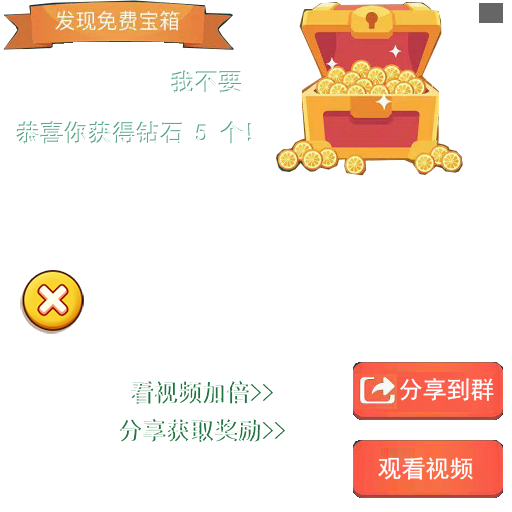
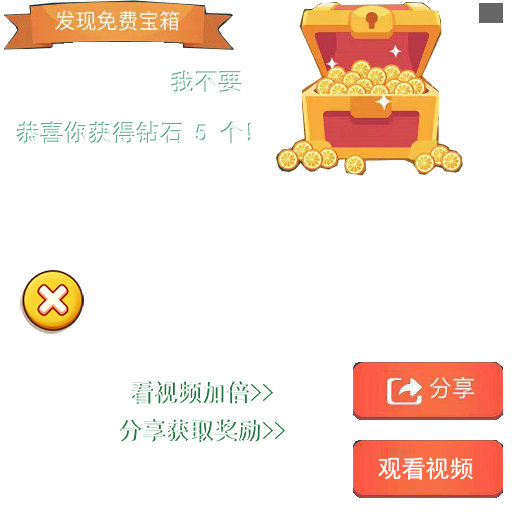
Layer changes from the first 512×512 image to the second:
removed layer "分享到群" over <box>400,378,494,401</box>
removed layer "图层 5" over <box>355,374,397,409</box>
painted on "图层 4" over <box>377,372,494,412</box>
